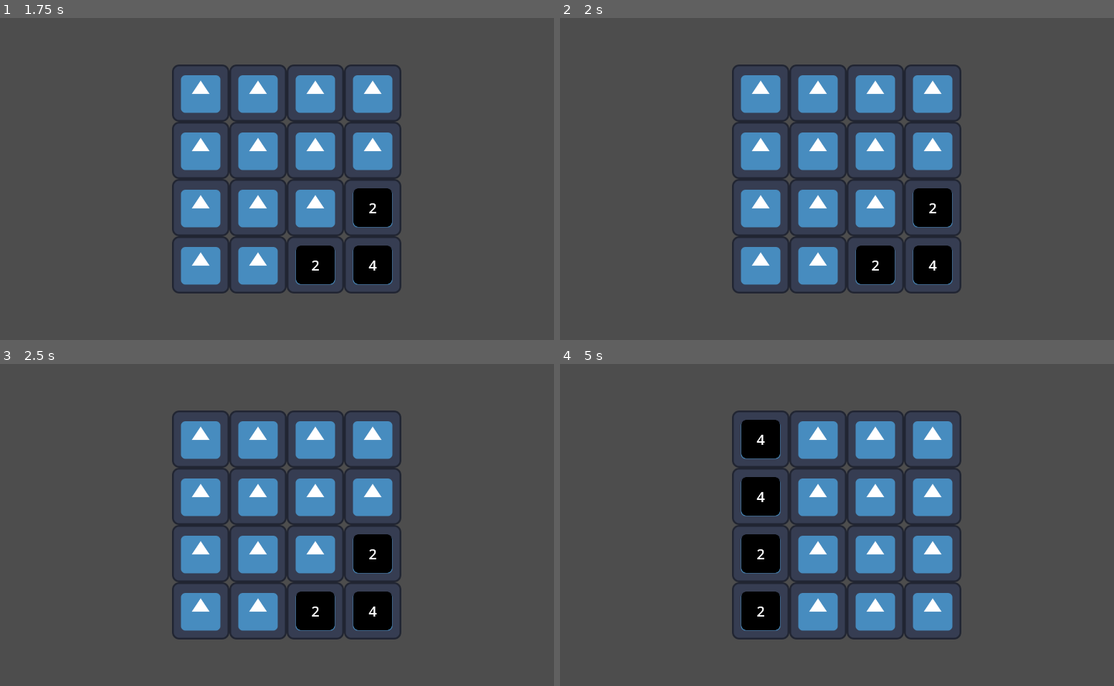
Above: before the commit, frames 1-4 (two rows, left to right).
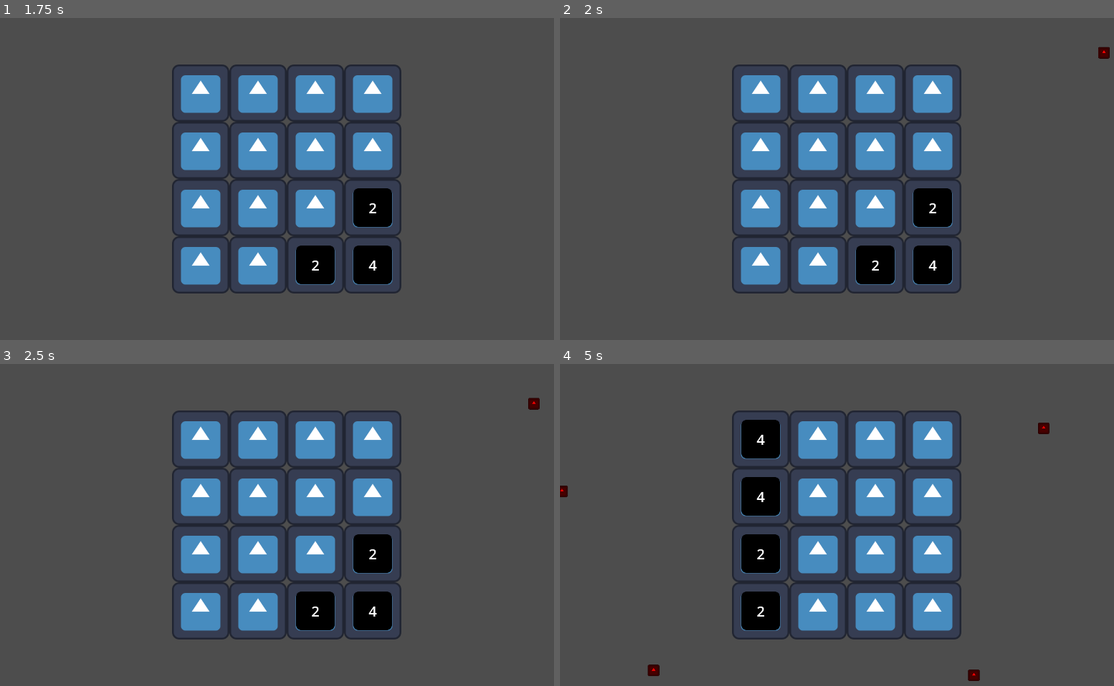
Above: after the commit, the same moments.

Repository: asa-kaya/2048TD
Game: Godot game, scene res://game.tscn
Same seed, same stepped clock (60 frames per second), same inputs: the game is played once before the commit and once after it. The engine's default icon, where the game draws it, is replaced by a stand-in: a white triangle on a blue panel in a dark square.
Inputs:
- Up to frame 1 (1.75 s): tap Enter at 0.5 s; hold D (shift_right) 0.53-1.28 s; tap Space at 1.25 s; hold S (shift_down) from 1.28 s (still down)
- Up to frame 2 (2 s): keep holding S (shift_down)
- Up to frame 3 (2.5 s): release S (shift_down) at 2.03 s; hold D (shift_right) from 2.03 s (still down)
- Up to frame 4 (5 s): tap Enter at 2.75 s; release D (shift_right) at 2.78 s; hold W (shift_up) 2.78-3.53 s; hold A (shift_left) from 3.53 s (still down)

Frame 1 is identical in both runs. In frame 2, less than 0.1% of the frame differs, in the area x 97-100%, y 9-13%; in frame 3, less than 0.1%; in frame 4, 0.3%, in the area x 0-89%, y 18-99%.

Commit message:
added enemy spawner

Diff:
--- /dev/null
+++ b/entity_spawner/dummy_enemy.tscn
@@ -0,0 +1,13 @@
+[gd_scene load_steps=3 format=3 uid="uid://pv4oto2bgrve"]
+
+[ext_resource type="Script" path="res://entity_spawner/enemy.gd" id="1_1y54r"]
+[ext_resource type="Texture2D" uid="uid://bw3w17maqah88" path="res://icon.svg" id="1_m3ho1"]
+
+[node name="DummyEnemy" type="Node2D"]
+script = ExtResource("1_1y54r")
+speed = 50.0
+
+[node name="Sprite2D" type="Sprite2D" parent="."]
+modulate = Color(1, 0, 0, 1)
+scale = Vector2(0.2, 0.2)
+texture = ExtResource("1_m3ho1")
--- /dev/null
+++ b/entity_spawner/enemy.gd
@@ -0,0 +1,12 @@
+class_name Enemy
+extends Node2D
+
+@export var speed: float
+
+func _ready():
+	# temporarily despawn after a while
+	get_tree().create_timer(15).timeout.connect(queue_free)
+
+func _process(delta):
+	# move towards center
+	global_position = global_position.move_toward(get_viewport_rect().size / 2, speed * delta)
--- /dev/null
+++ b/entity_spawner/spawn_manager.gd
@@ -0,0 +1,33 @@
+class_name SpawnManager
+extends Node2D
+
+@export var spawn_distance: int
+@export var enemy_prefab: PackedScene
+
+var spawn_interval = 1
+var spawn_time_elapsed = 0
+var running = false
+
+
+func start():
+	running = true
+
+func stop():
+	running = false
+
+func process(delta):
+	if not running:
+		return
+
+	spawn_time_elapsed += delta
+
+	if spawn_time_elapsed >= spawn_interval:
+		spawn_enemy()
+		spawn_time_elapsed = 0
+
+var counter = 0
+func spawn_enemy():
+	var e : Node2D = enemy_prefab.instantiate()
+	var rand_angle := randf_range(0, 2*PI)
+	e.global_position = (get_viewport_rect().size / 2) + Vector2(0, spawn_distance).rotated(rand_angle)
+	add_child(e)
--- a/game.tscn
+++ b/game.tscn
@@ -1,7 +1,9 @@
-[gd_scene load_steps=3 format=3 uid="uid://bucp2ycwuwb1s"]
+[gd_scene load_steps=5 format=3 uid="uid://bucp2ycwuwb1s"]
 
 [ext_resource type="Script" path="res://game_manager.gd" id="1_g3vs1"]
 [ext_resource type="PackedScene" uid="uid://bn1ueleto4n44" path="res://grid/grid.tscn" id="2_ano0u"]
+[ext_resource type="Script" path="res://entity_spawner/spawn_manager.gd" id="3_sxmi0"]
+[ext_resource type="PackedScene" uid="uid://pv4oto2bgrve" path="res://entity_spawner/dummy_enemy.tscn" id="4_xdkxw"]
 
 [node name="Game" type="Node2D"]
 script = ExtResource("1_g3vs1")
@@ -12,3 +14,8 @@
 [node name="Grid" parent="." instance=ExtResource("2_ano0u")]
 position = Vector2(640, 360)
 shift_duration = 0.05
+
+[node name="Spawner" type="Node2D" parent="."]
+script = ExtResource("3_sxmi0")
+spawn_distance = 640
+enemy_prefab = ExtResource("4_xdkxw")
--- a/game_manager.gd
+++ b/game_manager.gd
@@ -5,6 +5,7 @@
 @export var grid_size: Vector2i
 
 @onready var grid: Grid = $Grid
+@onready var spawner: SpawnManager = $Spawner
 #@onready var player := $Player
 #@onready var run_manager := $RunManager
 
@@ -13,17 +14,16 @@
 	grid_layout.resize(grid_size.x * grid_size.y)
 	grid_layout.fill(0);
 
-	# add holes to field when total size of items is less than 25% of the field size
-	#var threshold := int(grid_layout.size() * 0.25)
-
 	grid.setup(grid_layout, cell_size, grid_size.x, true)
 
 	grid.populate_random_empty_cell()
 	grid.populate_random_empty_cell()
 
+	spawner.start()
 	#run_manager.init(player)
 
-#func _process(delta):
+func _process(delta):
+	spawner.process(delta)
 	#run_manager.process(delta)
 
 func _unhandled_input(event):
--- a/grid/grid.gd
+++ b/grid/grid.gd
@@ -86,7 +86,6 @@
 				has_shifted = true
 
 	if has_shifted:
-		print("successfully shifted")
 		grid.map(func(cell): cell.can_merge = true)
 
 	await all_tweens_finished
